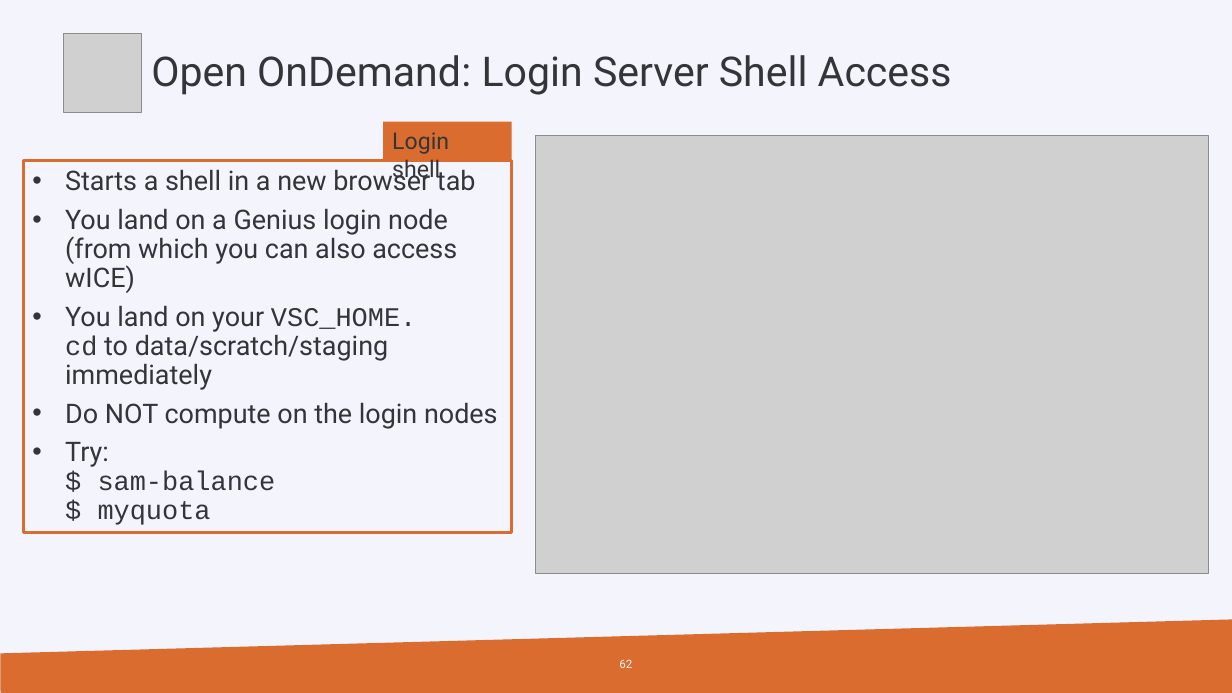
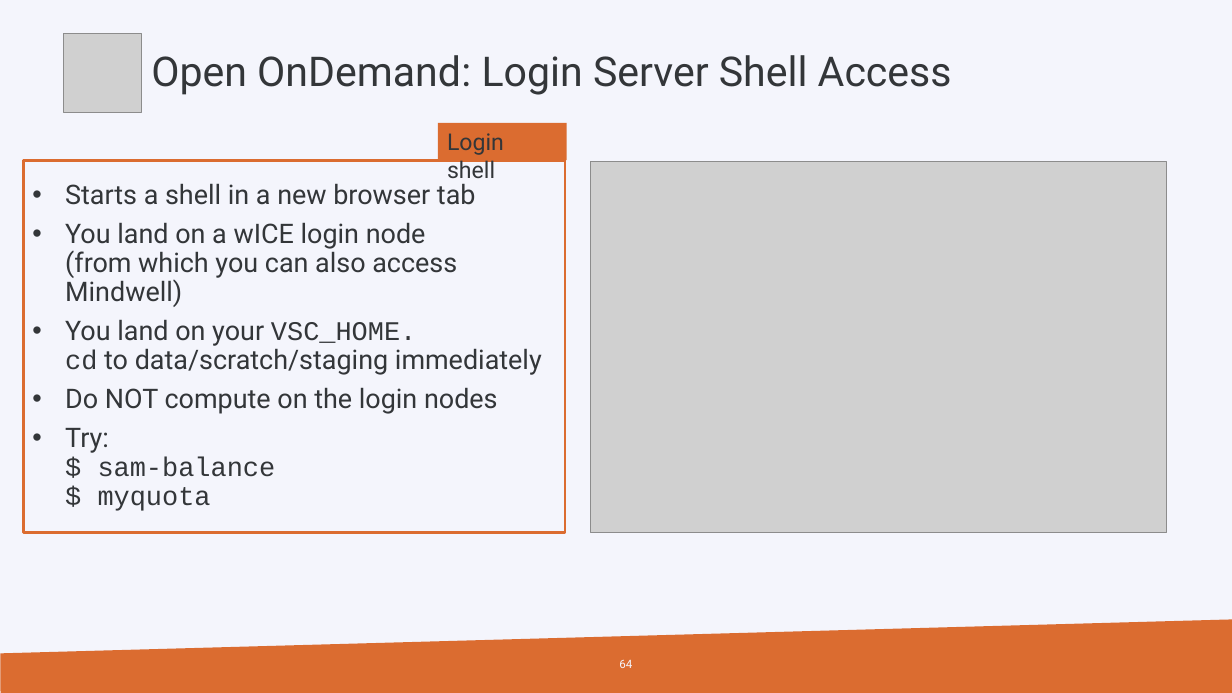
Before and after one commit to hpcleuven/HPC-intro, a slide deck: slide 64 of HPCintro.pptx (slide 62 before the commit). Drawn at 1232x693 pixels with LibreOffice and Linux fonts; fonts in the diff are those of the drawing; grey boxes stand for pictures; background and template pictures are left out. Boxes give left, top, right and bottom in pixels: in the first picture for what was removed or moved away, otherwise in the second. Text is boxed around its words. In the diff, an @@ line names an element or a change of style, - is before the commit and + after.

Commit message:
Update HPC intro slides.
This update contains changes relating to addition of Mindwell and the integration the Genius GPU resources into wICE.

```diff
--- a/HPCintro.pptx
+++ b/HPCintro.pptx
@@ rectangle "Login shell": place and size @@
-rectangle "Login shell" at [384,122,512,159]
+rectangle "Login shell" at [438,123,567,160]
@@ rectangle "Starts a shell in a ...": place and size @@
-rectangle "Starts a shell in a ..." at [23,160,512,532]
+rectangle "Starts a shell in a ..." at [23,160,565,532]
@@ picture: place and size @@
-picture at [536,136,1209,574]
+picture at [591,162,1166,533]
@@ text in rectangle at [65,222,457,307]: text changed @@
-• You land on a Genius login node
-  (from which you can also access wICE)
+• You land on a wICE login node
+  (from which you can also access Mindwell)
@@ page number at [619,660,632,668]: text changed @@
-62
+64
```
Also in this commit, not shown: 19 other slides changed, 5 slides added, 3 slides removed, 1 other file.
